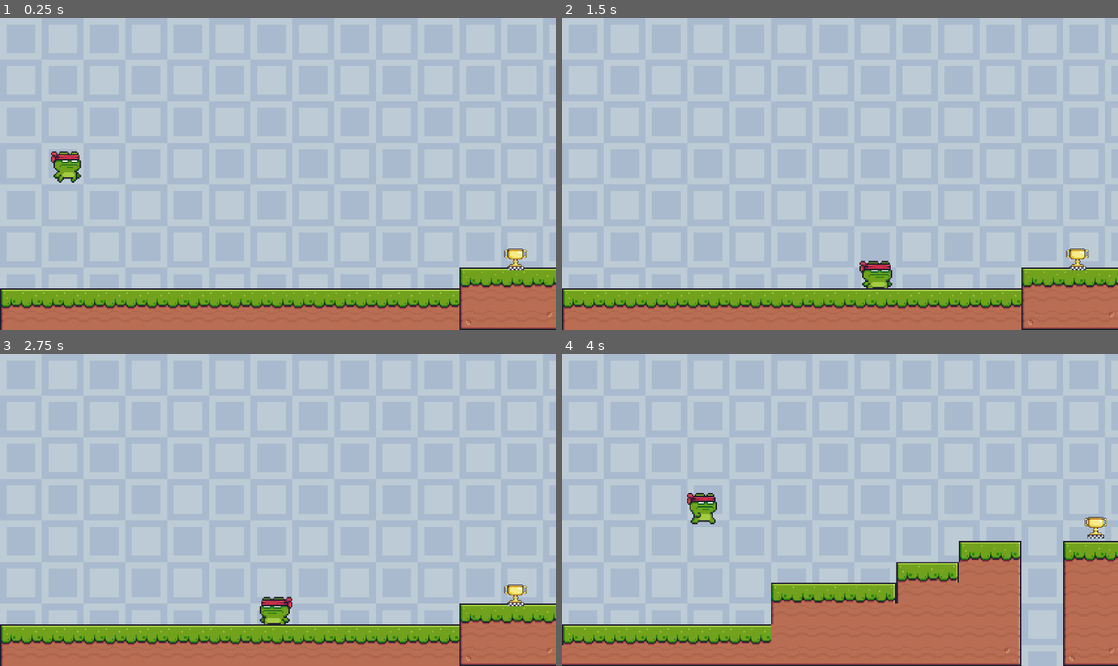
Above: before the commit, frames 1-4 (two rows, left to right).
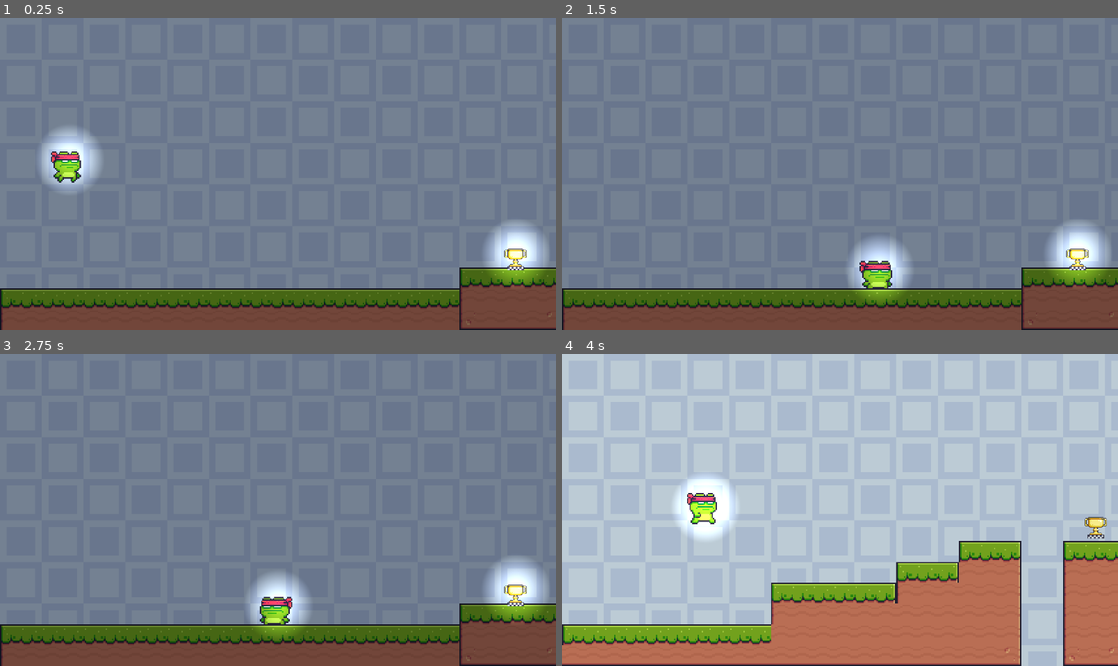
Above: after the commit, the same moments.

Repository: LuisSubiabre/godot_demo_01
Game: Godot game, scene res://Scenes/level_1.tscn
The game is run twice, just before and just after one commit, with the same random seed, the same clock (stepped at 60 frames per second) and the same inputs.
Inputs:
- Up to frame 1 (0.25 s): no input
- Up to frame 2 (1.5 s): tap Enter (ui_accept) at 0.5, 0.77 s; hold Right (ui_right) from 0.53 s (still down)
- Up to frame 3 (2.75 s): tap Enter (ui_accept) at 1.52 s; release Right (ui_right) at 2.03 s; hold Left (ui_left) from 2.03 s (still down)
- Up to frame 4 (4 s): release Left (ui_left) at 2.78 s; hold Right (ui_right) from 2.78 s (still down); tap Enter (ui_accept) at 3.02, 3.77 s

The runs differ from the first frame. In frame 1, 98% of the frame differs, in the area x 0-100%, y 0-100%; in frame 2, 98%; in frame 3, 98%; in frame 4, 1.8%.

Commit message:
feat: pointligth2d, DirectionalLight2d and CanvasModulate

Diff:
--- a/Scenes/level_1.tscn
+++ b/Scenes/level_1.tscn
@@ -191,6 +191,16 @@
 [sub_resource type="RectangleShape2D" id="RectangleShape2D_lsmp6"]
 size = Vector2(737, 35)
 
+[sub_resource type="Gradient" id="Gradient_lsmp6"]
+offsets = PackedFloat32Array(0, 0.227273)
+colors = PackedColorArray(1, 1, 1, 1, 0, 0, 0, 1)
+
+[sub_resource type="GradientTexture2D" id="GradientTexture2D_xrdnt"]
+gradient = SubResource("Gradient_lsmp6")
+fill = 1
+fill_from = Vector2(0.504587, 0.394495)
+fill_to = Vector2(0.504, 1.952)
+
 [node name="Level1" type="Node2D"]
 
 [node name="TileMapLayerBack" type="TileMapLayer" parent="."]
@@ -239,5 +249,19 @@
 stream = ExtResource("7_lsmp6")
 autoplay = true
 
+[node name="CanvasModulate" type="CanvasModulate" parent="."]
+color = Color(0.114897, 0.114897, 0.114897, 1)
+
+[node name="DirectionalLight2D" type="DirectionalLight2D" parent="."]
+color = Color(0.878263, 0.911877, 1, 1)
+energy = 0.57
+max_distance = 2325.0
+
+[node name="PointLight2D" type="PointLight2D" parent="."]
+position = Vector2(395, 190)
+scale = Vector2(0.82084, 0.849451)
+texture = SubResource("GradientTexture2D_xrdnt")
+texture_scale = 1.48
+
 [connection signal="body_entered" from="Area2D" to="Area2D" method="_on_body_entered"]
 [connection signal="body_entered" from="AreaGameOver" to="AreaGameOver" method="_on_body_entered"]
--- a/Scenes/player.tscn
+++ b/Scenes/player.tscn
@@ -174,6 +174,16 @@
 [sub_resource type="RectangleShape2D" id="RectangleShape2D_vfarp"]
 size = Vector2(21, 24)
 
+[sub_resource type="Gradient" id="Gradient_lsmp6"]
+offsets = PackedFloat32Array(0, 0.227273)
+colors = PackedColorArray(1, 1, 1, 1, 0, 0, 0, 1)
+
+[sub_resource type="GradientTexture2D" id="GradientTexture2D_6t5aa"]
+gradient = SubResource("Gradient_lsmp6")
+fill = 1
+fill_from = Vector2(0.504587, 0.394495)
+fill_to = Vector2(0.504, 1.952)
+
 [node name="Player" type="CharacterBody2D"]
 script = ExtResource("1_6t5aa")
 
@@ -184,3 +194,9 @@
 [node name="CollisionShape2D" type="CollisionShape2D" parent="."]
 position = Vector2(-0.5, 1)
 shape = SubResource("RectangleShape2D_vfarp")
+
+[node name="PointLight2D" type="PointLight2D" parent="."]
+position = Vector2(2.00003, 7)
+scale = Vector2(0.82084, 0.849451)
+texture = SubResource("GradientTexture2D_6t5aa")
+texture_scale = 1.48
Not shown: 1 places in Scenes/level_1.tscn that only renumber resources
Not shown: 1 places in Scenes/player.tscn that only renumber resources
